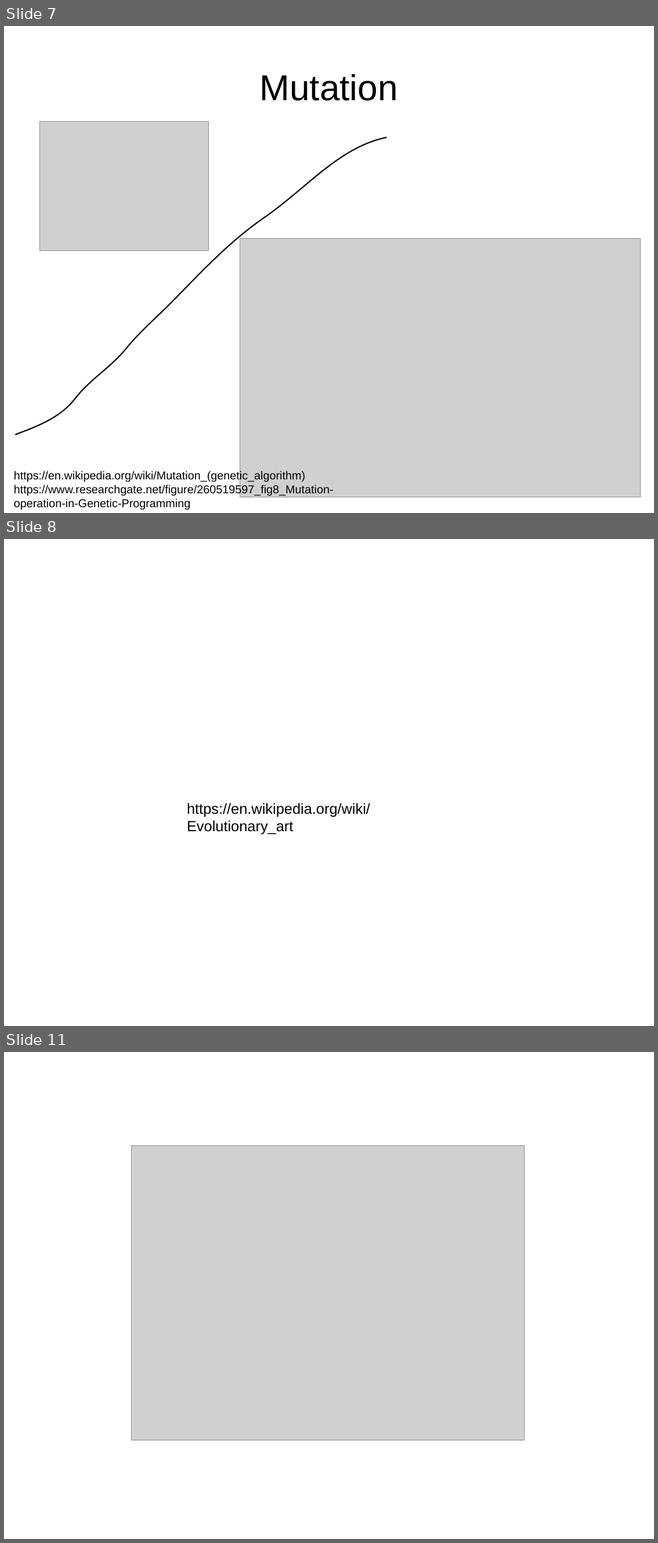
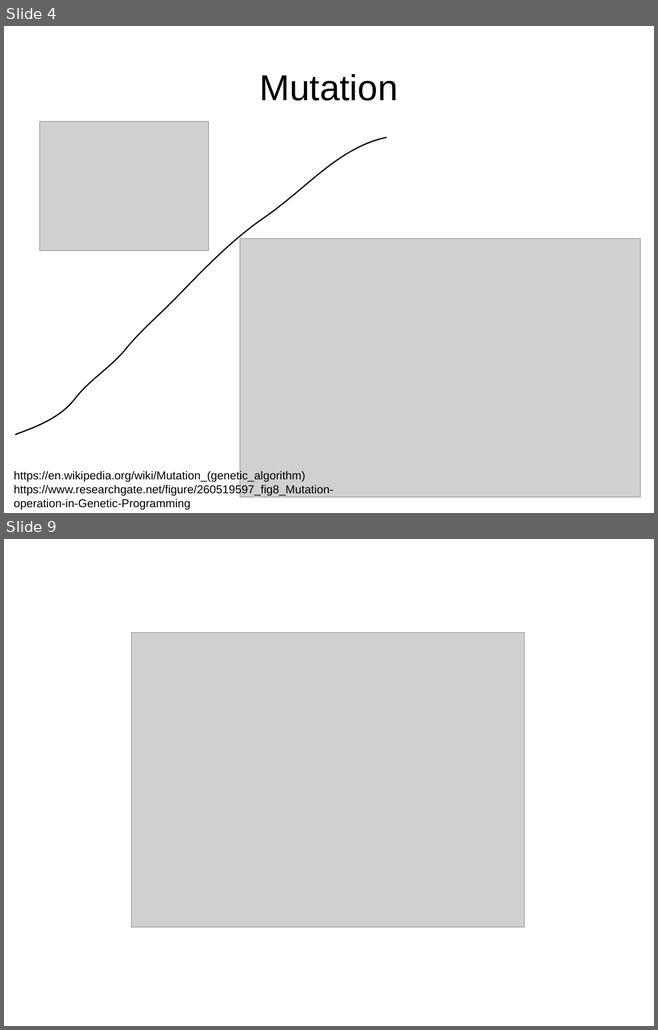
Before and after one commit to trevisanj/pinga, a slide deck: slides.odp. Shown one above the other, each under a label of ours: slides 7, 8 and 11 before the commit, slides 4 and 9 after it; the slides between them are not shown. The pictures are 658x1543 and 658x1030 pixels, drawn with LibreOffice and Linux fonts; fonts in the diff are those of the drawing; grey boxes stand for pictures. Boxes give left, top, right and bottom in pixels: in the first picture for what was removed or moved away, otherwise in the second. Text is boxed around its words. In the diff, an @@ line names an element or a change of style, - is before the commit and + after.

```diff
--- a/slides.odp
+++ b/slides.odp
@@ slide 8 removed at <box>4,539,654,1026</box>, background #FFFFFF @@
@@ text removed at <box>187,803,370,835</box> @@
-https://en.wikipedia.org/wiki/Evolutionary_art
@@ what was slide 7 is now slide 4 @@
@@ what was slide 11 is now slide 9 @@
```
Also in this commit, not shown: 5 slides changed, 4 slides added, 3 other slides removed, 1 other file.
